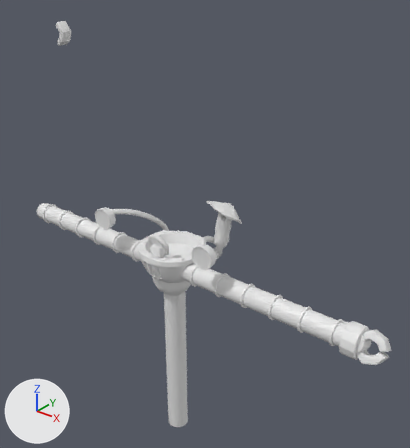
The FBX model Assets/ArtAssets/Models/msh_Robo.fbx as it was, and as the next commit left it.
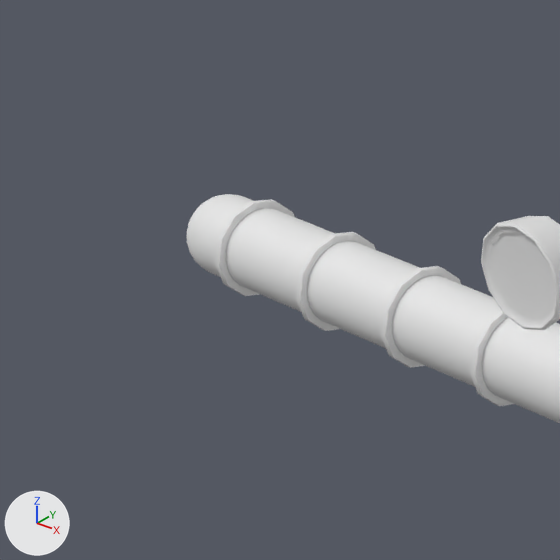
The first picture shows the older version from a 50 mm lens placed at (0.331, -0.335, 0.206), pointed at (0.006, 0.071, -0.046). The close-ups show both versions on the part from 0% to 27% of the width and 37% to 61% of the height of that picture; other places that the commit changed are outside them. Arrows for +X, +Y and +Z are at lower left; the lights stay in place. Where no turn or scale is listed for an object, it has been applied to the vertices.

Names of what the first close-up shows: 'msh_robo'.
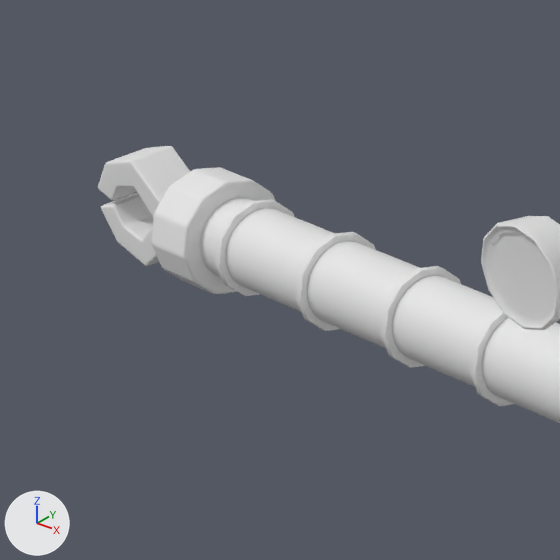
What changed in the scene script:
```text
Add me_msh_robohandl1:
    me_msh_robohandl1.from_pydata(...)  # 336 vertices, 316 faces; spans x -0.0073..0.01, y -0.0138..0.0138, z -0.0138..0.0138
Change ob_msh_robohandl_finger3:
    ob_msh_robohandl_finger3.location: (0.2, 0.02, -0.07) -> (-0.2097, 0.02, -0.07)
    ob_msh_robohandl_finger3.rotation_euler: (1.571, 0.0, 1.571) -> (-3.142, -1.571, 0.0)  # degrees (90, 0, 90) -> degrees (-180, -90, 0)
Change ob_msh_robohandl_finger4:
    ob_msh_robohandl_finger4.location: (-0.22, 0.09, 0.13) -> (-0.2097, 0.02, -0.07)
    ob_msh_robohandl_finger4.rotation_euler: (0.0, 0.0, 3.142) -> (-3.142, -1.571, 0.0)  # degrees (0, 0, 180) -> degrees (-180, -90, 0)
Add ob_msh_robohandl1:
    ob_msh_robohandl1 = bpy.data.objects.new('msh_roboHandL1', me_msh_robohandl1)
    ob_msh_robohandl1.location = (-0.1997, 0.02, -0.07)
```

Changed parts and their boxes [x1, y1, x2, y2] in the close-ups (560 x 560 px):
'msh_roboHandL1', added
    after: [151, 167, 275, 294]
'msh_roboHandL_Finger3', moved, turned (not visible before)
    after: [98, 146, 190, 218]
'msh_roboHandL_Finger4', moved, turned (not visible before)
    after: [101, 193, 159, 266]
